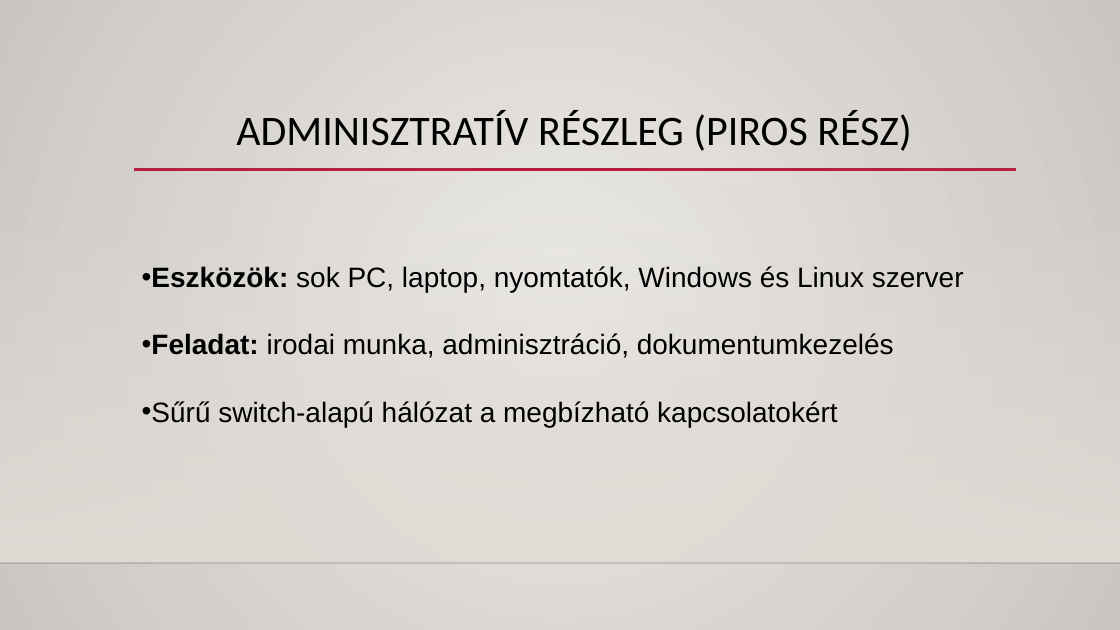
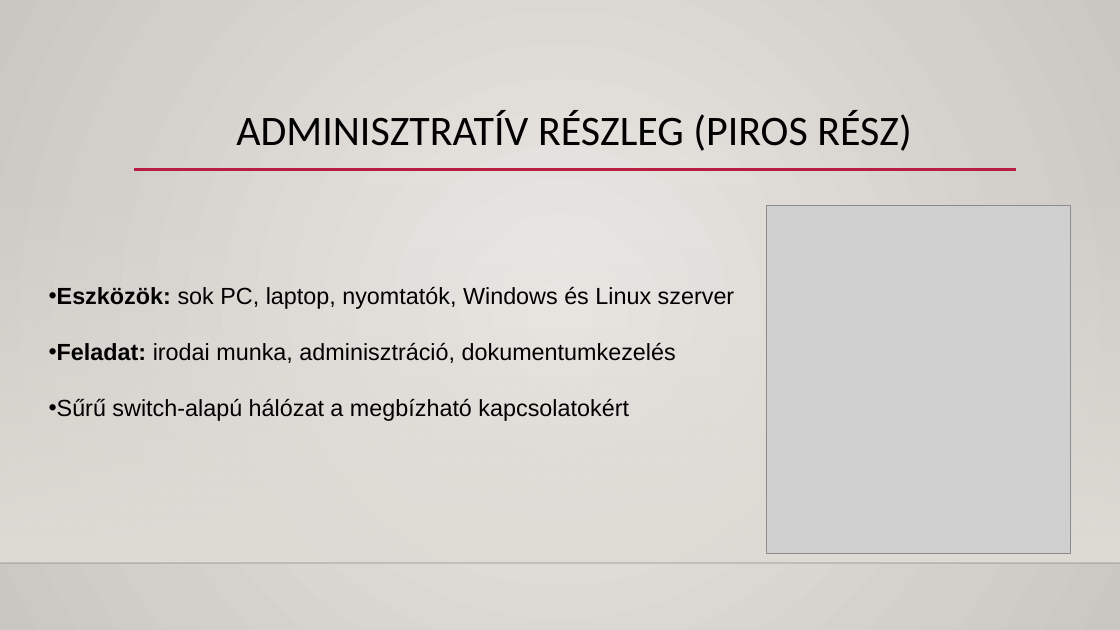
Before and after one commit to Ozen116/Ozen, a slide deck: slide 13 of NETCORE SOLUTION KFT.pptx (slide 12 before the commit). Drawn at 1120x630 pixels with LibreOffice and Linux fonts; fonts in the diff are those of the drawing; grey boxes stand for pictures; background and template pictures are left out. Boxes give left, top, right and bottom in pixels: in the first picture for what was removed or moved away, otherwise in the second. Text is boxed around its words. In the diff, an @@ line names an element or a change of style, - is before the commit and + after.

```diff
--- a/NETCORE SOLUTION KFT.pptx
+++ b/NETCORE SOLUTION KFT.pptx
@@ picture added at (767, 206, 1071, 554) @@
@@ text "Eszközök: sok PC, laptop, nyomtatók, ...": place and size @@
-text "Eszközök: sok PC, laptop, nyomtatók, ..." at (142, 266, 964, 427)
+text "Eszközök: sok PC, laptop, nyomtatók, ..." at (49, 286, 735, 421)
@@ text "Eszközök: sok PC, laptop, nyomtatók, ..." at (49, 286, 735, 421): size 24 to 20 pt @@
```
Also in this commit, not shown: 5 other slides changed, 4 slides added.
